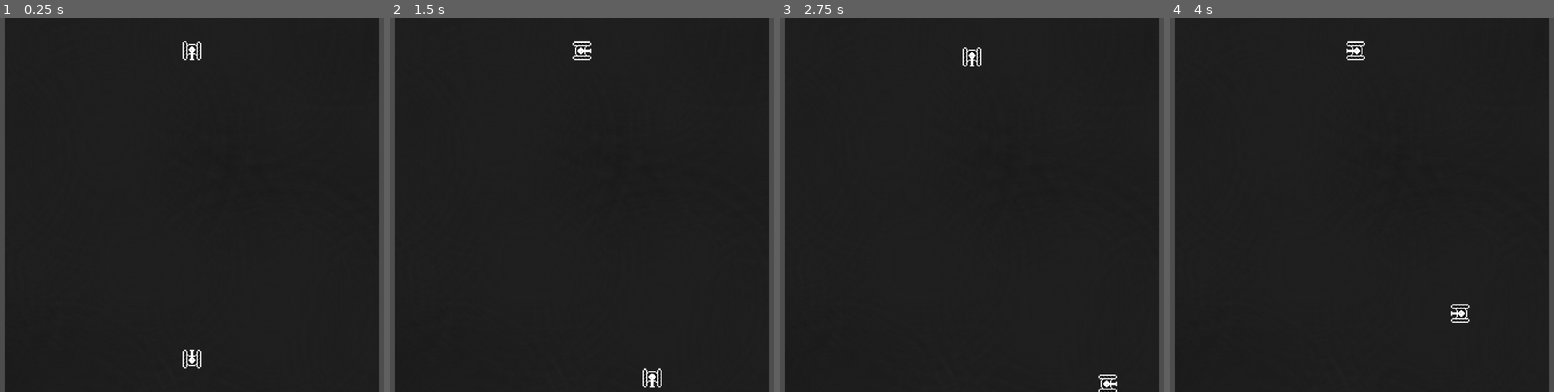
Above: before the commit, frames 1-4 (left to right).
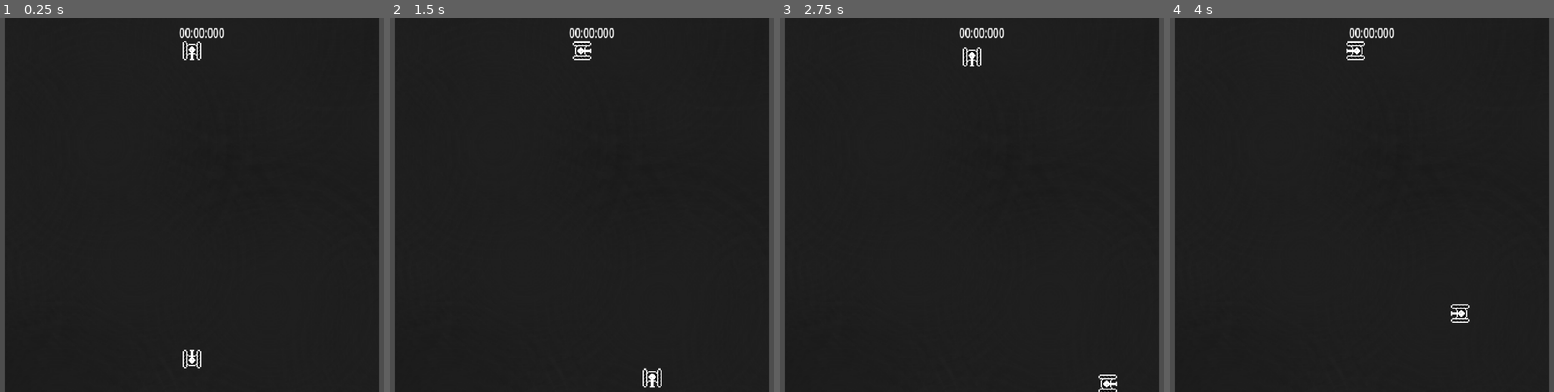
Above: after the commit, the same moments.

Repository: n0stresqote/erasmus_game
Game: Godot game, scene res://Scenes/main.tscn
The game is run twice, just before and just after one commit, with the same random seed, the same clock (stepped at 60 frames per second) and the same inputs.
Inputs:
- Up to frame 1 (0.25 s): no input
- Up to frame 2 (1.5 s): tap Enter at 0.5 s; hold Right (ui_right) 0.53-1.28 s; tap A (a_key) at 0.6 s; hold Down (ui_down) from 1.28 s (still down); tap D (d_key) at 1.35 s
- Up to frame 3 (2.75 s): tap Space at 2 s; release Down (ui_down) at 2.03 s; hold Right (ui_right) from 2.03 s (still down); tap S (s_key) at 2.1 s
- Up to frame 4 (4 s): release Right (ui_right) at 2.78 s; hold Up (ui_up) 2.78-3.53 s; tap W (w_key) at 2.85 s; hold Left (ui_left) from 3.53 s (still down); tap A (a_key) at 3.6 s

The runs differ from the first frame. In frame 1, 0.2% of the frame differs, in the area x 46-59%, y 2-6%; in frame 2, 0.2%; in frame 3, 0.2%; in frame 4, 0.2%.

Commit message:
small rotations

Diff:
--- a/tank-busters/Scenes/main.tscn
+++ b/tank-busters/Scenes/main.tscn
@@ -3,6 +3,7 @@
 [ext_resource type="Texture2D" uid="uid://c1qjkardkn5do" path="res://Assets/bg_placeholder.png" id="1_jjgbg"]
 [ext_resource type="PackedScene" uid="uid://conbevxco65xn" path="res://Scenes/player1.tscn" id="2_bo1nx"]
 [ext_resource type="PackedScene" uid="uid://bdh1mtju47edc" path="res://Scenes/player_2.tscn" id="3_8gbba"]
+[ext_resource type="PackedScene" uid="uid://pgfyw2332s0h" path="res://Scenes/timer.tscn" id="4_jjvhh"]
 
 [sub_resource type="WorldBoundaryShape2D" id="WorldBoundaryShape2D_8gbba"]
 distance = -160.0
@@ -17,6 +18,8 @@
 [sub_resource type="WorldBoundaryShape2D" id="WorldBoundaryShape2D_21xkr"]
 normal = Vector2(1, 0)
 distance = 6.0
+
+[sub_resource type="LabelSettings" id="LabelSettings_8gbba"]
 
 [node name="Main" type="Node2D" unique_id=1481846139]
 
@@ -51,3 +54,15 @@
 [node name="CollisionShape2D4" type="CollisionShape2D" parent="Edges_Collision" unique_id=708124842]
 position = Vector2(-166, 0)
 shape = SubResource("WorldBoundaryShape2D_21xkr")
+
+[node name="TimerLabel" type="Label" parent="." unique_id=950963201]
+offset_left = -11.000001
+offset_top = -156.0
+offset_right = 62.0
+offset_bottom = -133.0
+scale = Vector2(0.5307931, 0.7317346)
+size_flags_horizontal = 4
+text = "00:00:000"
+label_settings = SubResource("LabelSettings_8gbba")
+
+[node name="Timer" parent="." unique_id=2138344089 instance=ExtResource("4_jjvhh")]
